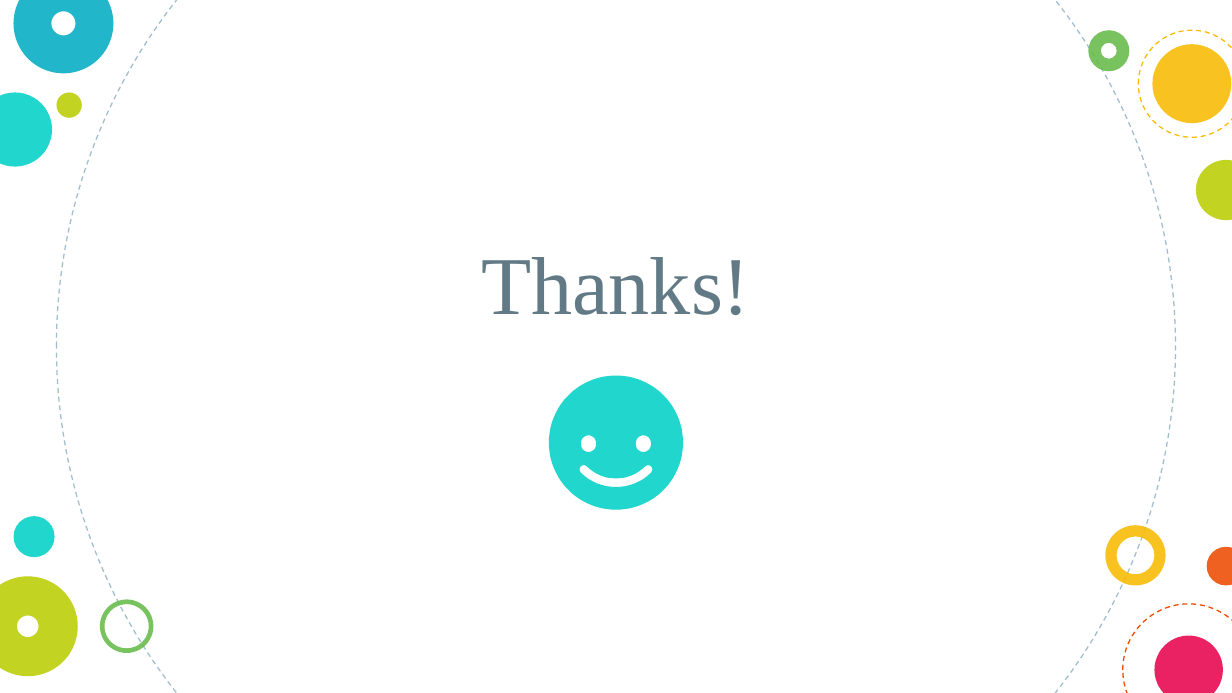
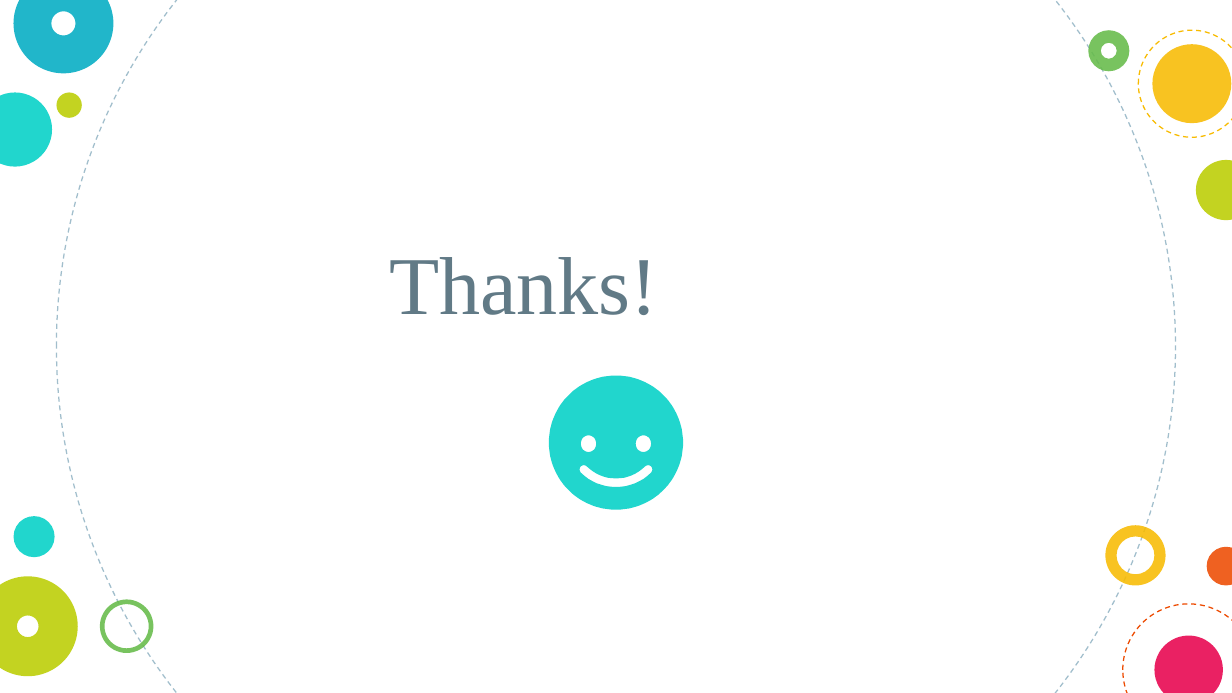
Before and after one commit to frank555076/CSXFinalPpt, a slide deck: slide 15 of lora mongodb final presentation.pptx (slide 13 before the commit). Drawn at 1232x693 pixels with LibreOffice and Linux fonts; fonts in the diff are those of the drawing. Boxes give left, top, right and bottom in pixels: in the first picture for what was removed or moved away, otherwise in the second. Text is boxed around its words. In the diff, an @@ line names an element or a change of style, - is before the commit and + after.

```diff
--- a/lora mongodb final presentation.pptx
+++ b/lora mongodb final presentation.pptx
@@ title "Thanks!": place and size @@
-title "Thanks!" at bbox=[481, 257, 750, 315]
+title "Thanks!" at bbox=[389, 257, 658, 315]
```
Also in this commit, not shown: 1 other slide changed, 2 slides added.
